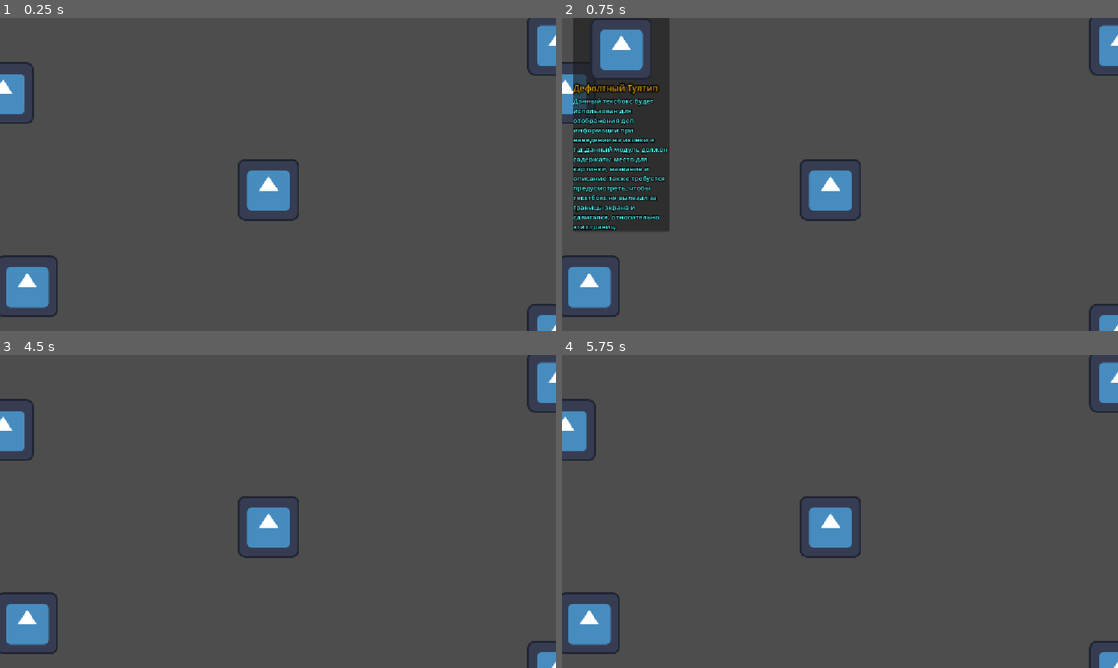
Above: before the commit, frames 1-4 (two rows, left to right).
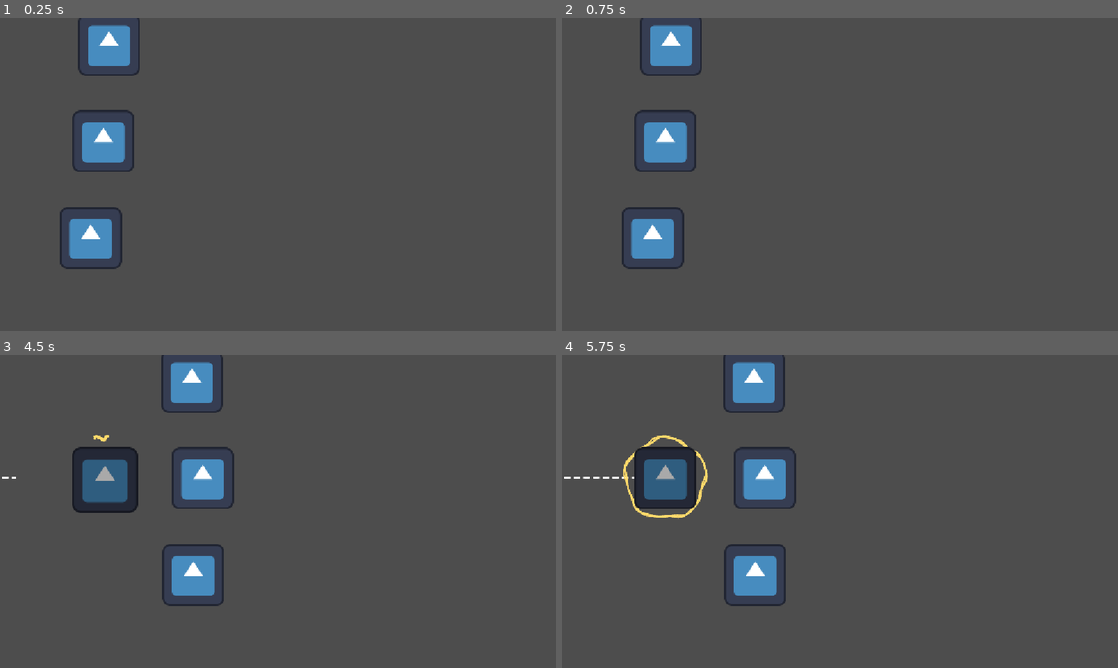
Above: after the commit, the same moments.

Repository: danilbo/remember-you-are-loved-game
Game: Godot game, scene res://game/main/main.tscn
Two runs of this game, one before a commit and one after it. Both use one fixed random seed, a clock stepped at 60 frames per second and the inputs below. The engine's default icon, where the game draws it, is replaced by a stand-in: a white triangle on a blue panel in a dark square.
Inputs (mouse positions are in pixels of both pictures, inside the frame that each line leads up to):
- Up to frame 1 (0.25 s): no input
- Up to frame 2 (0.75 s): tap Enter at 0.5 s; move the mouse to (567, 93) at 0.52 s; click (567, 93) at 0.67 s
- Up to frame 3 (4.5 s): tap Space at 1.25, 2.75, 4.25 s; move the mouse to (27, 624) at 1.27 s; click (27, 624) at 1.42 s; tap Enter at 2, 3.5 s; move the mouse to (266, 527) at 2.02 s; click (266, 527) at 2.17 s; move the mouse to (250, 574) at 2.77 s; click (250, 574) at 2.92 s; move the mouse to (444, 558) at 3.52 s; click (444, 558) at 3.67 s; move the mouse to (111, 464) at 4.27 s; click (111, 464) at 4.42 s
- Up to frame 4 (5.75 s): move the mouse to (867, 511) at 5.02 s; click (867, 511) at 5.17 s

The runs differ from the first frame. In frame 1, 7.7% of the frame differs, in the area x 0-100%, y 0-100%; in frame 2, 16%; in frame 3, 10%; in frame 4, 10%.

Commit message:
map node logic
Created Map manager, node generating logic, draw line logic, deactivating logic for nodes

Diff:
--- a/game/main/main.gd
+++ b/game/main/main.gd
@@ -1,19 +1,18 @@
 extends Node2D
 
-const MAP_NODE_SCENE = preload("res://game/map/map_node/map_node.tscn")
+const MAP_MANAGER_SCENE = preload("res://game/map/map_manager/map_manager.tscn")
 const TOOLTIP_SCENE = preload("res://game/ui/universal_tooltip/universal_tooltip.tscn")
 var temp_node_list : Array[MapNode] = []
 
 var universal_tooltip : UniversalTooltip
 
-var data_paths: Array[String] = [
-	"res://game/resources/default_map_node.tres",
-    "res://game/resources/another_default_map_node.tres"
-]
+var map_manager : MapManager
 
 # Called when the node enters the scene tree for the first time.
 func _ready() -> void:
-	_temp_test_logic()
+	spawn_universal_tooltip()
+	spawn_map_manager()
+	map_manager.spawn_next_nodes(3)
 
 
 
@@ -22,34 +21,24 @@
 	if universal_tooltip and universal_tooltip.visible:
 		update_tooltip_position()
 
-func _temp_test_logic():
+func spawn_map_manager():
+	if map_manager:
+		return
+	map_manager = MAP_MANAGER_SCENE.instantiate()
+	add_child(map_manager)
 
-	spawn_universal_tooltip()
-
-	temp_node_list.append(spawn_map_node(Vector2(-50, 100)))
-	temp_node_list.append(spawn_map_node(Vector2(0, 500)))
-	temp_node_list.append(spawn_map_node(Vector2(1100, 600)))
-	temp_node_list.append(spawn_map_node(Vector2(1100, 0)))
-	temp_node_list.append(spawn_map_node(Vector2(500, 300)))
-	temp_node_list[0].set_data(load(data_paths[0]))
-	temp_node_list[1].set_data(load(data_paths[1]))
-	temp_node_list[2].set_data(load(data_paths[0]))
-	temp_node_list[3].set_data(load(data_paths[1]))
+	map_manager.on_any_node_hovered.connect(_handle_node_hovered)
+	map_manager.on_any_node_unhovered.connect(_handle_node_unhovered)
 
 
-func spawn_map_node(position: Vector2) -> MapNode:
-	var node : MapNode = MAP_NODE_SCENE.instantiate()
-	node.position = position
-	add_child(node)
-	node.hovered.connect(_handle_node_hovered)
-	node.unhovered.connect(_handle_node_unhovered)
-	return node
 
 func spawn_universal_tooltip():
 	universal_tooltip = TOOLTIP_SCENE.instantiate()
 	add_child(universal_tooltip)
 
 func _handle_node_hovered(data : MapNodeData):
+	if !data:
+		return
 	universal_tooltip.set_data(data)
 	universal_tooltip.visible = true
 
--- /dev/null
+++ b/game/map/map_manager/map_manager.gd
@@ -0,0 +1,168 @@
+extends Node2D
+
+class_name MapManager
+
+const MAP_NODE_SCENE = preload("res://game/map/map_node/map_node.tscn")
+
+signal on_any_node_hovered(data : MapNodeData)
+signal on_any_node_unhovered()
+
+var data_paths: Array[String] = [
+	"res://game/resources/default_map_node.tres",
+    "res://game/resources/another_default_map_node.tres"
+]
+
+@export_category("Map node positining values")
+@export var current_pos : Vector2 = Vector2(-50,200)
+@export var y_step := 200
+@export var x_step := 200
+@export var x_random_offset := 20
+
+@export_category("draw line params")
+@export var dash_length := 12.0
+@export var gap_length := 8.0
+@export var draw_line_time := 0.5
+@export var line_color := Color.WHITE
+@export var line_width := 4.0
+@export var targe_center_offset:= 55.0
+
+var passed_nodes : Array[MapNode] = []
+var possible_nodes : Array[MapNode] = []
+var _drawn_lines: Array[PackedVector2Array] = []
+var _active_line := PackedVector2Array()
+var _active_line_progress := 0.0
+var _active_line_tween: Tween
+
+# Called when the node enters the scene tree for the first time.
+func _ready() -> void:
+	pass # Replace with function body.
+
+
+
+# Called every frame. 'delta' is the elapsed time since the previous frame.
+func _process(delta: float) -> void:
+	pass
+
+func _draw() -> void:
+	for line in _drawn_lines:
+		_draw_dashed_line(line[0], line[1], 1.0)
+
+	if _active_line.size() == 2:
+		_draw_dashed_line(_active_line[0], _active_line[1], _active_line_progress)
+
+func spawn_next_nodes(amount : int)-> void:
+	var target_points := get_points(current_pos, amount)
+	possible_nodes.clear()
+	for point in target_points:
+		var node :=spawn_map_node(point)
+		possible_nodes.append(node)
+		add_child(node)
+
+
+
+
+
+func get_points(start: Vector2, count: int) -> Array[Vector2]:
+	var points: Array[Vector2] = []
+
+	if count <= 0:
+		return points
+
+	var first_y := start.y - (count - 1) * y_step * 0.5
+
+	for i in range(count):
+		var x := start.x + x_step + randf_range(-x_random_offset, x_random_offset)
+		var y := first_y + i * y_step
+		points.append(Vector2(x, y))
+
+	return points
+
+func _has_passed_nodes() -> bool:
+	return !passed_nodes.is_empty()
+
+func _update_current_position():
+	current_pos = passed_nodes[passed_nodes.size()].position
+
+func _on_node_hover_handle(data : MapNodeData):
+	on_any_node_hovered.emit(data)
+func _on_node_unhover_handle():
+	on_any_node_unhovered.emit()
+
+func spawn_map_node(position: Vector2) -> MapNode:
+	var node : MapNode = MAP_NODE_SCENE.instantiate()
+	node.position = position
+	add_child(node)
+	node.set_data(load(
+	data_paths[0] if possible_nodes.size() % 2 == 0 else data_paths[1]
+))
+	node.hovered.connect(_on_node_hover_handle)
+	node.unhovered.connect(_on_node_unhover_handle)
+	node.clicked.connect(_handle_node_click)
+	return node
+
+func _handle_node_click(node: MapNode):
+
+	var previous_node_pos := current_pos
+	if passed_nodes.size() > 0:
+		var previous_node:= passed_nodes[passed_nodes.size()-1]
+		previous_node.clear_outline()
+	for mp in possible_nodes:
+		if mp != node:
+			mp.delete()
+	possible_nodes.clear()
+	passed_nodes.append(node)
+
+# временно
+	current_pos = node.position
+	_draw_line_over_time(previous_node_pos +
+	Vector2 (targe_center_offset, targe_center_offset),
+		current_pos +
+		Vector2 (targe_center_offset, targe_center_offset)
+	)
+	spawn_next_nodes(3)
+
+
+func _draw_line_over_time(from: Vector2, to: Vector2) -> void:
+	if _active_line_tween:
+		_active_line_tween.kill()
+
+	if _active_line.size() == 2:
+		_drawn_lines.append(_active_line.duplicate())
+
+	_active_line = PackedVector2Array([from, to])
+	_active_line_progress = 0.0
+	queue_redraw()
+
+	_active_line_tween = create_tween()
+	_active_line_tween.tween_method(_set_active_line_progress, 0.0, 1.0, draw_line_time)
+	_active_line_tween.finished.connect(_commit_active_line)
+
+func _set_active_line_progress(value: float) -> void:
+	_active_line_progress = value
+	queue_redraw()
+
+func _commit_active_line() -> void:
+	if _active_line.size() == 2:
+		_drawn_lines.append(_active_line.duplicate())
+	_active_line.clear()
+	_active_line_progress = 0.0
+	queue_redraw()
+
+func _draw_dashed_line(from: Vector2, to: Vector2, progress: float) -> void:
+	var line_vector := to - from
+	var line_length := line_vector.length()
+	if line_length <= 0.0:
+		return
+
+	var visible_length := line_length * clampf(progress, 0.0, 1.0)
+	var direction := line_vector / line_length
+	var safe_dash_length := maxf(dash_length, 1.0)
+	var safe_gap_length := maxf(gap_length, 0.0)
+	var pattern_length := safe_dash_length + safe_gap_length
+	var distance := 0.0
+
+	while distance < visible_length:
+		var dash_start := distance
+		var dash_end := minf(distance + safe_dash_length, visible_length)
+		draw_line(from + direction * dash_start, from + direction * dash_end, line_color, line_width, true)
+		distance += pattern_length
--- /dev/null
+++ b/game/map/map_manager/map_manager.tscn
@@ -0,0 +1,6 @@
+[gd_scene format=3 uid="uid://dk5vrwufkvvh6"]
+
+[ext_resource type="Script" uid="uid://bastcrfmdujfq" path="res://game/map/map_manager/map_manager.gd" id="1_l7mop"]
+
+[node name="MapManager" type="Node2D" unique_id=761217659]
+script = ExtResource("1_l7mop")
--- a/game/map/map_node/map_node.gd
+++ b/game/map/map_node/map_node.gd
@@ -2,32 +2,158 @@
 class_name MapNode
 
 @export var data: MapNodeData
+@export var title: String = ""
+@export_multiline var description: String = ""
+@export var icon: Texture2D
+@export var location_data: Resource
+@export var is_interactive: bool = true
+@export var normal_scale: float = 1.0
+@export var hover_scale: float = 1.15
+@export var scale_lerp_speed: float = 10.0
+@export var outline_color: Color = Color(1.0, 0.86, 0.42, 1.0)
+@export var outline_width: float = 4.0
+@export var outline_padding: float = 16.0
+@export var outline_draw_time: float = 0.45
+@export var outline_wobble: float = 4.0
 
+@onready var area_2d: Area2D = $Area2D
+@onready var collision_shape_2d: CollisionShape2D = $Area2D/CollisionShape2D
+@onready var sprite_2d: Sprite2D = $Area2D/CollisionShape2D/Sprite2D
 
 
 signal hovered(data: MapNodeData)
 signal unhovered()
+signal clicked(map_node: MapNode)
+
+var _target_scale: float = normal_scale
+var _outline_progress: float = 0.0
+var _outline_tween: Tween
 
 # Called when the node enters the scene tree for the first time.
 func _ready() -> void:
-	pass
+	if icon == null and sprite_2d.texture != null:
+		icon = sprite_2d.texture
+	scale = Vector2.ONE * normal_scale
+	_target_scale = normal_scale
+	set_interactive(is_interactive)
+	if not area_2d.input_event.is_connected(_on_area_2d_input_event):
+		area_2d.input_event.connect(_on_area_2d_input_event)
 
 # Called every frame. 'delta' is the elapsed time since the previous frame.
 func _process(delta: float) -> void:
-	pass
+	var lerp_weight := clampf(delta * scale_lerp_speed, 0.0, 1.0)
+	var next_scale := lerpf(scale.x, _target_scale, lerp_weight)
+	scale = Vector2.ONE * next_scale
+
+func _draw() -> void:
+	if _outline_progress <= 0.0:
+		return
+	_draw_hand_drawn_outline()
 
 func set_data(data: MapNodeData):
 	self.data = data
 
-func  get_data() -> MapNodeData:
-	return self.data
+
+func set_interactive(value: bool) -> void:
+	is_interactive = value
+	if area_2d:
+		area_2d.input_pickable = value
+	if collision_shape_2d:
+		collision_shape_2d.disabled = not value
+	if not value:
+		_target_scale = normal_scale
 
 
 func _on_area_2d_mouse_entered() -> void:
-	print("enter")
-	hovered.emit(data)
+	if not is_interactive:
+		return
+	_do_hover()
 
 
 func _on_area_2d_mouse_exited() -> void:
-	print("exit")
-	unhovered.emit()
+	if not is_interactive:
+		return
+	_do_unhover()
+
+func _on_area_2d_input_event(_viewport: Node, event: InputEvent, _shape_idx: int) -> void:
+	if not is_interactive:
+		return
+	if event is InputEventMouseButton and event.button_index == MOUSE_BUTTON_LEFT and event.pressed:
+		is_interactive = false
+		_do_unhover()
+		play_outline_animation()
+		sprite_2d.modulate = Color.DARK_GRAY
+		clicked.emit(self)
+
+func _do_unhover():
+		_target_scale = normal_scale
+		unhovered.emit()
+
+func _do_hover():
+	_target_scale = hover_scale
+	hovered.emit(data)
+
+func play_outline_animation() -> void:
+	if _outline_tween:
+		_outline_tween.kill()
+	_outline_progress = 0.0
+	queue_redraw()
+	_outline_tween = create_tween()
+	_outline_tween.tween_method(_set_outline_progress, 0.0, 1.0, outline_draw_time).set_trans(Tween.TRANS_SINE).set_ease(Tween.EASE_OUT)
+
+func clear_outline() -> void:
+	if _outline_tween:
+		_outline_tween.kill()
+	_outline_progress = 0.0
+	queue_redraw()
+
+func _set_outline_progress(value: float) -> void:
+	_outline_progress = value
+	queue_redraw()
+
+func _draw_hand_drawn_outline() -> void:
+	var center := _get_outline_center()
+	var radius := _get_outline_radius()
+	var start_angle := -PI * 0.58
+	var max_angle := TAU * _outline_progress
+	var segment_count := 96
+	var stroke_count := 2
+
+	for stroke_index in range(stroke_count):
+		var previous_point := Vector2.ZERO
+		var has_previous_point := false
+		var stroke_offset := float(stroke_index) * 0.8
+
+		for segment_index in range(segment_count + 1):
+			var segment_progress := float(segment_index) / float(segment_count)
+			if segment_progress > _outline_progress:
+				break
+
+			var angle := start_angle + max_angle * segment_progress
+			var wobble := sin(segment_progress * TAU * 5.0 + stroke_offset) * outline_wobble
+			wobble += sin(segment_progress * TAU * 11.0 + stroke_offset * 2.0) * outline_wobble * 0.35
+			var point := center + Vector2(cos(angle), sin(angle)) * (radius + wobble)
+
+			if has_previous_point:
+				draw_line(previous_point, point, outline_color, outline_width - float(stroke_index), true)
+
+			previous_point = point
+			has_previous_point = true
+
+func _get_outline_center() -> Vector2:
+	if collision_shape_2d:
+		return collision_shape_2d.position
+	return Vector2.ZERO
+
+func _get_outline_radius() -> float:
+	if collision_shape_2d and collision_shape_2d.shape:
+		if collision_shape_2d.shape is CircleShape2D:
+			return collision_shape_2d.shape.radius + outline_padding
+		if collision_shape_2d.shape is RectangleShape2D:
+			var rect_shape := collision_shape_2d.shape as RectangleShape2D
+			return maxf(rect_shape.size.x, rect_shape.size.y) * 0.5 + outline_padding
+	return 64.0 + outline_padding
+
+func delete():
+	visible = false
+	queue_free()
--- a/game/map/map_node/map_node.tscn
+++ b/game/map/map_node/map_node.tscn
@@ -18,5 +18,6 @@
 [node name="Sprite2D" type="Sprite2D" parent="Area2D/CollisionShape2D" unique_id=211704350]
 texture = ExtResource("2_uyxse")
 
+[connection signal="input_event" from="Area2D" to="." method="_on_area_2d_input_event"]
 [connection signal="mouse_entered" from="Area2D" to="." method="_on_area_2d_mouse_entered"]
 [connection signal="mouse_exited" from="Area2D" to="." method="_on_area_2d_mouse_exited"]
--- /dev/null
+++ b/game/resources/placeholder_map_node.tres
@@ -0,0 +1,10 @@
+[gd_resource type="Resource" script_class="MapNodeData" format=3 uid="uid://c5sgjy3emhhrk"]
+
+[ext_resource type="Texture2D" uid="uid://dp014hr47ca8p" path="res://icon.svg" id="1_j31ht"]
+[ext_resource type="Script" uid="uid://bopi0mx3b5s1s" path="res://game/resources/map_node_data.gd" id="2_o5d6e"]
+
+[resource]
+script = ExtResource("2_o5d6e")
+title = "Плейсхолдер Тултип"
+description = "А тут содержится описание карты. Если вы читаете данный текст, это значит лишь то, что данные для описания карты не подгрузились и что-то пошло не так. Если же вы и не планировали что-то тут увидеть, то этот текст и должен был вас ждать."
+icon = ExtResource("1_j31ht")
--- a/game/ui/universal_tooltip/universal_tooltip.gd
+++ b/game/ui/universal_tooltip/universal_tooltip.gd
@@ -1,22 +1,28 @@
 extends PanelContainer
 class_name UniversalTooltip
+
+@export var widget_data : MapNodeData
+
 
 @onready var icon: TextureRect = $MarginContainer/VBoxContainer/TextureRect
 @onready var title: RichTextLabel = $MarginContainer/VBoxContainer/Title
 @onready var description: RichTextLabel = $MarginContainer/VBoxContainer/Description
 
+
+
 # Called when the node enters the scene tree for the first time.
 func _ready() -> void:
-	pass # Replace with function body.
+	set_data(widget_data)
 
 
 # Called every frame. 'delta' is the elapsed time since the previous frame.
 func _process(delta: float) -> void:
 	pass
+
 func set_data(data: MapNodeData):
 	if data == null:
 		return
-
+	widget_data = data
 	icon.texture = data.icon
 	title.text = data.title
 	description.text = data.description
--- a/game/ui/universal_tooltip/universal_tooltip.tscn
+++ b/game/ui/universal_tooltip/universal_tooltip.tscn
@@ -2,12 +2,14 @@
 
 [ext_resource type="Texture2D" uid="uid://dp014hr47ca8p" path="res://icon.svg" id="1_pvtdr"]
 [ext_resource type="Script" uid="uid://rdf2k7r71qcg" path="res://game/ui/universal_tooltip/universal_tooltip.gd" id="1_rlpjk"]
+[ext_resource type="Resource" uid="uid://c5sgjy3emhhrk" path="res://game/resources/placeholder_map_node.tres" id="2_cu1qp"]
 
 [node name="UniversalTooltip" type="PanelContainer" unique_id=1045248436]
 visible = false
 z_index = 500
 custom_minimum_size = Vector2(200, 0)
 script = ExtResource("1_rlpjk")
+widget_data = ExtResource("2_cu1qp")
 
 [node name="MarginContainer" type="MarginContainer" parent="." unique_id=116013249]
 layout_mode = 2
Not shown, added: game/map/map_manager/map_manager.gd.uid
